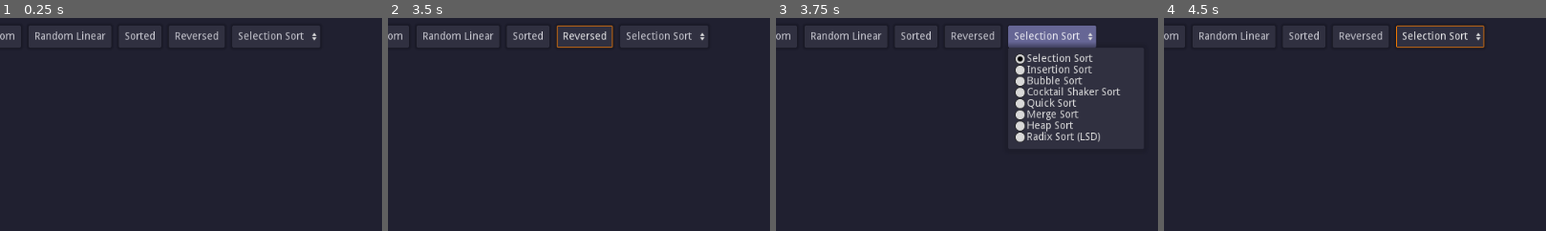
Above: before the commit, frames 1-4 (left to right).
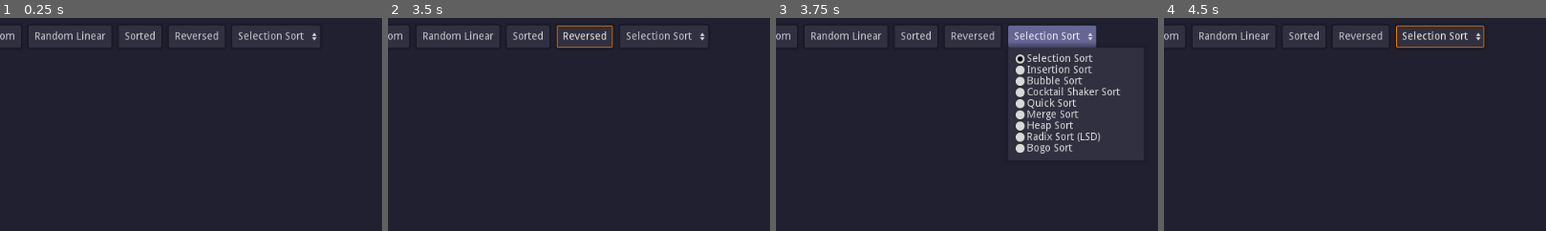
Above: after the commit, the same moments.

Repository: gongpha/godot-SortingVisualizations
Game: Godot game, scene res://sorting/sorting_interface.tscn
The game is run twice, just before and just after one commit, with the same random seed, the same clock (stepped at 60 frames per second) and the same inputs.
Inputs:
- Up to frame 1 (0.25 s): no input
- Up to frame 2 (3.5 s): click "Random" at 0.5 s; click "Random Linear" at 1.25 s; click "Sorted" at 2 s; click "Reversed" at 2.75 s
- Up to frame 3 (3.75 s): click "Selection Sort" at 3.5 s
- Up to frame 4 (4.5 s): click "Play" at 4.25 s
The pictures show only the part of the screen within x 46-96%, y 0-50%; the shares and areas given below are measured in that part.

Frames 1-2 are identical in both runs. In frame 3, 0.4% of the frame differs, in the area x 62-78%, y 59-64%; in frame 4, nothing differs.

Commit message:
Add bogo sort and square wave sampler
LOUD TONE WARNING

Diff:
--- a/sorting/sorting_interface.tscn
+++ b/sorting/sorting_interface.tscn
@@ -89,7 +89,7 @@
 margin_right = 889.0
 margin_bottom = 30.0
 text = "Selection Sort"
-items = [ "Selection Sort", null, false, 0, false, "Insertio …(225 unchanged characters)… "Radix Sort (LSD)", null, false, 8, null ]
+items = [ "Selection Sort", null, false, 0, false, "Insertio …(225 unchanged characters)… "Radix Sort (LSD)", null, false, 8, null, "Bogo Sort", null, false, 8, null ]
 selected = 0
 
 [node name="hbox2" type="HBoxContainer" parent="vbox/margin/vbox"]
@@ -135,6 +135,7 @@
 margin_right = 1024.0
 margin_bottom = 600.0
 size_flags_vertical = 3
+play_tones = true
 
 [connection signal="value_changed" from="vbox/margin/vbox/hbox/count" to="." method="_on_count_value_changed"]
 [connection signal="value_changed" from="vbox/margin/vbox/hbox/max" to="." method="_on_max_value_changed"]
--- a/sorting/sorting_visualization.gd
+++ b/sorting/sorting_visualization.gd
@@ -26,7 +26,8 @@
 	QUICK,
 	MERGE,
 	HEAP,
-	RADIX_LSD
+	RADIX_LSD,
+	BOGO
 }
 
 var current_sorting : int = -1
@@ -48,7 +49,7 @@
 func _prepare_buffer() :
 	var to_fill := audio_playback.get_frames_available()
 	while to_fill > 0:
-		audio_playback.push_frame(Vector2.ONE * sin(current_phase * TAU))
+		audio_playback.push_frame(Vector2.ONE * sign(sin(current_phase * TAU)))
 		current_phase = fmod(current_phase + (current_pulse / SAMPLE), 1.0)
 		to_fill -= 1
 
@@ -148,6 +149,8 @@
 			thread.start(self, "heap_sort")
 		RADIX_LSD :
 			thread.start(self, "radix_sort_lsd")
+		BOGO :
+			thread.start(self, "bogo_sort")
 
 	if play_tones :
 		_prepare_buffer()
@@ -511,3 +514,25 @@
 		count_sort(exp_)
 		exp_ *= 10
 	call_deferred("thread_sort_done")
+
+func bogo_sort(u) :
+	while true :
+		if cancel_flag :
+			call_deferred("thread_sort_done")
+			return
+		array.shuffle()
+		var i := 0
+		var f = array[i]
+		var failed := false
+		thread_sleep(0)
+		while i < array.size() - 1 :
+			i += 1
+			if f > array[i] :
+				failed = true
+				break
+			f = array[i]
+		if failed :
+			continue
+		break
+	call_deferred("thread_sort_done")
+	return
